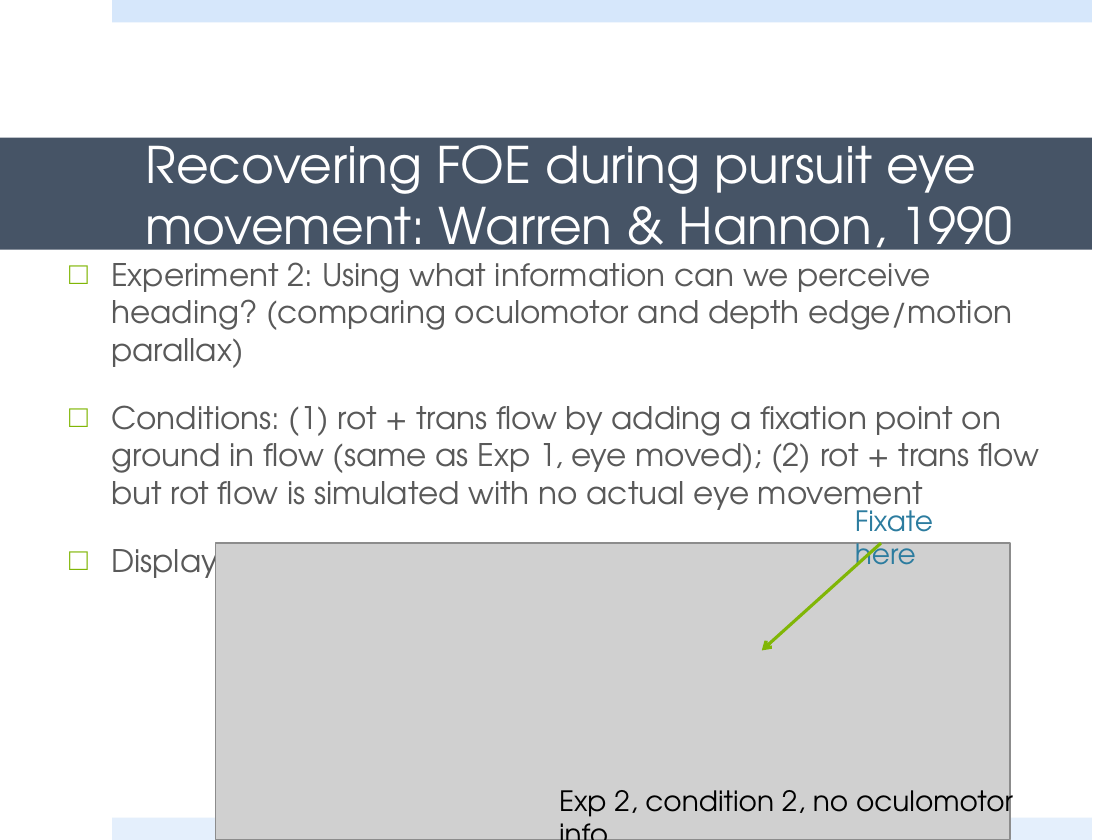
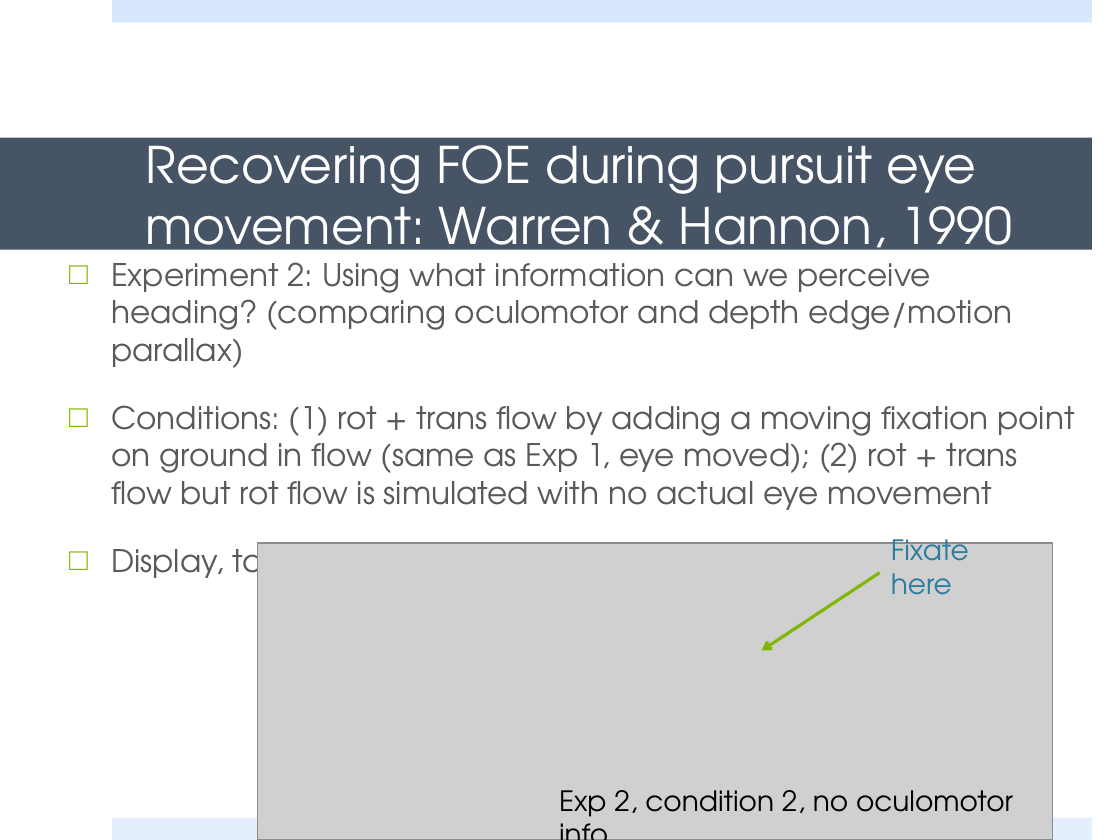
Before and after one commit to PALab-cn/PALab-cn.github.io, a slide deck: slide 30 of source/Materials/PSY_380_ECO_PSY/WEEK03/Lec6_OFandLocomotion.pptx. Drawn at 1120x840 pixels with LibreOffice and Linux fonts; fonts in the diff are those of the drawing; grey boxes stand for pictures. Boxes give left, top, right and bottom in pixels: in the first picture for what was removed or moved away, otherwise in the second. Text is boxed around its words. In the diff, an @@ line names an element or a change of style, - is before the commit and + after.

Commit message:
changed lecture 6

```diff
--- a/source/Materials/PSY_380_ECO_PSY/WEEK03/Lec6_OFandLocomotion.pptx
+++ b/source/Materials/PSY_380_ECO_PSY/WEEK03/Lec6_OFandLocomotion.pptx
@@ text at [111, 405, 1074, 510]: text changed @@
-□ Conditions: (1) rot + trans flow by adding a fixation point on ground in flow (same as Exp 1, eye moved); (2) rot + trans flow but rot flow is simulated with no actual eye movement
+□ Conditions: (1) rot + trans flow by adding a moving fixation point on ground in flow (same as Exp 1, eye moved); (2) rot + trans flow but rot flow is simulated with no actual eye movement
@@ text "Fixate here" rewrapped from [855, 501, 933, 569] to [891, 531, 969, 595] @@
@@ picture: place and size @@
-picture at [215, 543, 1010, 840]
+picture at [258, 543, 1053, 840]
@@ arrow moved from (881, 543) - (762, 651) to (879, 572) - (762, 651) @@
```
Also in this commit, not shown: 2 other slides changed, 1 slide removed, 3 other files.
